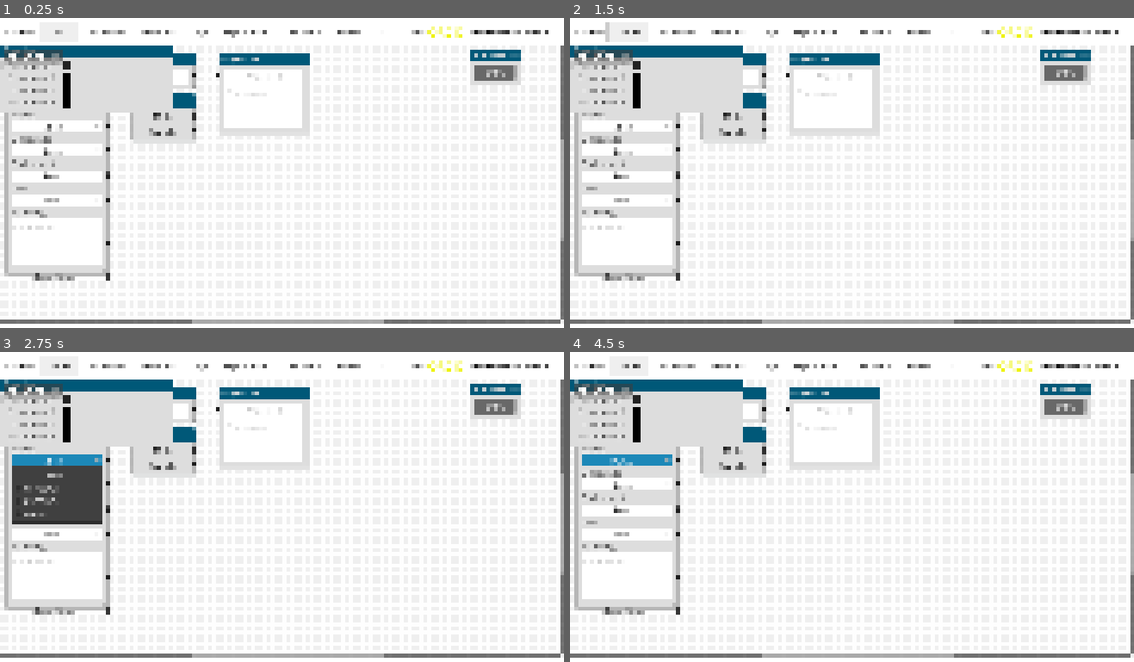
Above: before the commit, frames 1-4 (two rows, left to right).
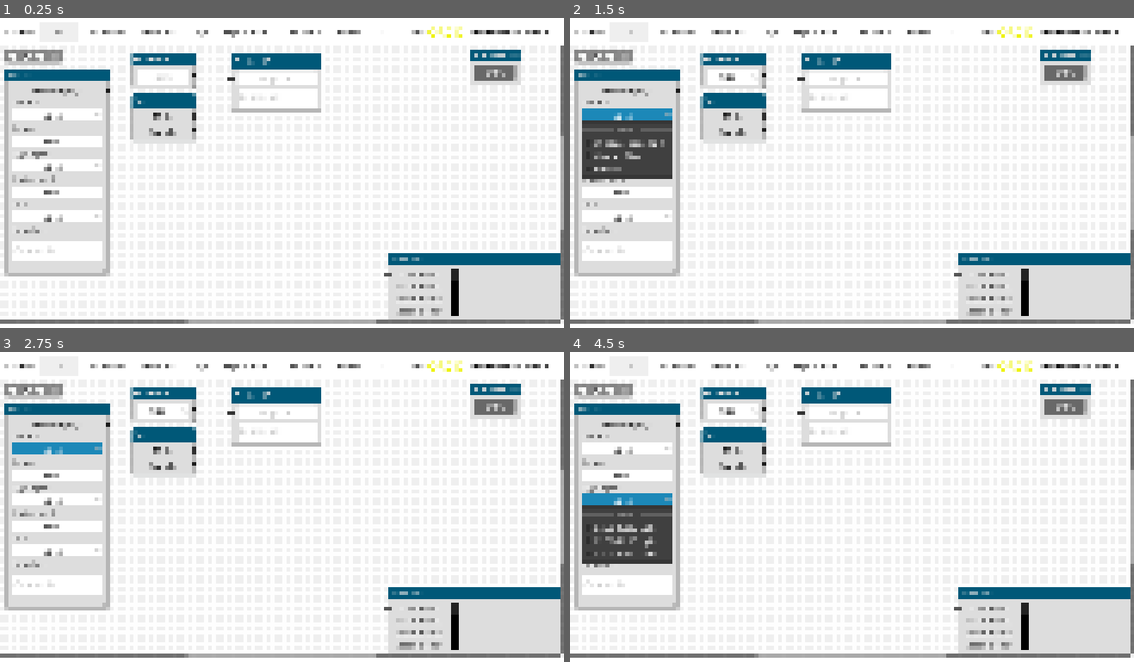
Above: after the commit, the same moments.

Repository: sciple/metadata-app
Game: Godot game, scene res://main.tscn
The game is run twice, just before and just after one commit, with the same random seed, the same clock (stepped at 60 frames per second) and the same inputs.
Inputs (mouse positions are in pixels of both pictures, inside the frame that each line leads up to):
- Up to frame 1 (0.25 s): no input
- Up to frame 2 (1.5 s): click (626, 30) at 0.52 s; type "12" at 0.6 s; click (733, 76) at 0.75 s; type "Alex" at 0.83 s; click "Select" at 1.25 s
- Up to frame 3 (2.75 s): click "Select" at 2 s
- Up to frame 4 (4.5 s): click "Select" at 2.75 s; click "C57BL/6J" (after the commit: "Select") at 3.5 s; click "Select" at 4.25 s

The runs differ from the first frame. In frame 1, 16% of the frame differs, in the area x 0-100%, y 8-99%; in frame 2, 17%; in frame 3, 17%; in frame 4, 17%, in the area x 0-100%, y 3-99%.

Commit message:
revised MNMS global apply rule

Diff:
--- a/main.tscn
+++ b/main.tscn
@@ -127,17 +127,6 @@
 mouse_filter = 1
 position_offset = Vector2(11, 50)
 
-[node name="project" parent="GraphEdit" instance=ExtResource("6_b43n7")]
-layout_mode = 0
-offset_left = 445.0
-offset_top = 18.0
-offset_right = 631.0
-offset_bottom = 180.0
-mouse_filter = 1
-position_offset = Vector2(445, 18)
-draggable = false
-selectable = false
-
 [node name="log" parent="GraphEdit" instance=ExtResource("6_oagim")]
 layout_mode = 0
 offset_left = 958.0
@@ -164,6 +153,15 @@
 offset_bottom = 197.0
 mouse_filter = 1
 position_offset = Vector2(268, 104)
+
+[node name="timeline" parent="GraphEdit" instance=ExtResource("8_t677l")]
+layout_mode = 1
+offset_left = -360.0
+offset_top = -142.0
+offset_right = -8.0
+offset_bottom = -5.0
+mouse_filter = 1
+position_offset = Vector2(792, 426)
 
 [node name="ConfirmationDialog" type="ConfirmationDialog" parent="GraphEdit"]
 initial_position = 2
@@ -174,10 +172,14 @@
 ok_button_text = "Delete"
 dialog_text = "Delete selected node(s)?"
 
-[node name="timeline" parent="GraphEdit" instance=ExtResource("8_t677l")]
-layout_mode = 1
-offset_left = -352.0
-mouse_filter = 1
+[node name="project" parent="GraphEdit" instance=ExtResource("6_b43n7")]
+layout_mode = 0
+offset_left = 472.0
+offset_top = 23.0
+offset_right = 658.0
+offset_bottom = 135.0
+mouse_filter = 1
+position_offset = Vector2(472, 23)
 
 [node name="orcid_container" type="HBoxContainer" parent="."]
 layout_mode = 1
--- a/node_element/comments.tscn
+++ b/node_element/comments.tscn
@@ -1,7 +1,7 @@
 [gd_scene format=3 uid="uid://2ef7xpk2mjkj"]
 
 [node name="comments" type="TextEdit"]
-custom_minimum_size = Vector2(90, 90)
+custom_minimum_size = Vector2(90, 40)
 anchors_preset = 15
 anchor_right = 1.0
 anchor_bottom = 1.0
--- a/static/mnms.tscn
+++ b/static/mnms.tscn
@@ -16,7 +16,7 @@
 slot/0/left_type = 0
 slot/0/left_color = Color(1, 1, 1, 1)
 slot/0/left_icon = null
-slot/0/right_enabled = false
+slot/0/right_enabled = true
 slot/0/right_type = 0
 slot/0/right_color = Color(0.133333, 0.133333, 0.133333, 1)
 slot/0/right_icon = null
@@ -25,7 +25,7 @@
 slot/1/left_type = 0
 slot/1/left_color = Color(1, 1, 1, 1)
 slot/1/left_icon = null
-slot/1/right_enabled = true
+slot/1/right_enabled = false
 slot/1/right_type = 0
 slot/1/right_color = Color(0.133333, 0.133333, 0.133333, 1)
 slot/1/right_icon = null
@@ -36,14 +36,14 @@
 slot/2/left_icon = null
 slot/2/right_enabled = false
 slot/2/right_type = 0
-slot/2/right_color = Color(1, 1, 1, 1)
+slot/2/right_color = Color(0.133333, 0.133333, 0.133333, 1)
 slot/2/right_icon = null
 slot/2/draw_stylebox = true
 slot/3/left_enabled = false
 slot/3/left_type = 0
 slot/3/left_color = Color(1, 1, 1, 1)
 slot/3/left_icon = null
-slot/3/right_enabled = true
+slot/3/right_enabled = false
 slot/3/right_type = 0
 slot/3/right_color = Color(0.133333, 0.133333, 0.133333, 1)
 slot/3/right_icon = null
@@ -54,14 +54,14 @@
 slot/4/left_icon = null
 slot/4/right_enabled = false
 slot/4/right_type = 0
-slot/4/right_color = Color(1, 1, 1, 1)
+slot/4/right_color = Color(0.133333, 0.133333, 0.133333, 1)
 slot/4/right_icon = null
 slot/4/draw_stylebox = true
 slot/5/left_enabled = false
 slot/5/left_type = 0
 slot/5/left_color = Color(1, 1, 1, 1)
 slot/5/left_icon = null
-slot/5/right_enabled = true
+slot/5/right_enabled = false
 slot/5/right_type = 0
 slot/5/right_color = Color(0.133333, 0.133333, 0.133333, 1)
 slot/5/right_icon = null
@@ -72,78 +72,24 @@
 slot/6/left_icon = null
 slot/6/right_enabled = false
 slot/6/right_type = 0
-slot/6/right_color = Color(1, 1, 1, 1)
+slot/6/right_color = Color(0.133333, 0.133333, 0.133333, 1)
 slot/6/right_icon = null
 slot/6/draw_stylebox = true
-slot/7/left_enabled = false
-slot/7/left_type = 0
-slot/7/left_color = Color(1, 1, 1, 1)
-slot/7/left_icon = null
-slot/7/right_enabled = true
-slot/7/right_type = 0
-slot/7/right_color = Color(0.133333, 0.133333, 0.133333, 1)
-slot/7/right_icon = null
-slot/7/draw_stylebox = true
-slot/8/left_enabled = false
-slot/8/left_type = 0
-slot/8/left_color = Color(1, 1, 1, 1)
-slot/8/left_icon = null
-slot/8/right_enabled = false
-slot/8/right_type = 0
-slot/8/right_color = Color(1, 1, 1, 1)
-slot/8/right_icon = null
-slot/8/draw_stylebox = true
-slot/9/left_enabled = false
-slot/9/left_type = 0
-slot/9/left_color = Color(1, 1, 1, 1)
-slot/9/left_icon = null
-slot/9/right_enabled = true
-slot/9/right_type = 0
-slot/9/right_color = Color(0.133333, 0.133333, 0.133333, 1)
-slot/9/right_icon = null
-slot/9/draw_stylebox = true
-slot/10/left_enabled = false
-slot/10/left_type = 0
-slot/10/left_color = Color(1, 1, 1, 1)
-slot/10/left_icon = null
-slot/10/right_enabled = false
-slot/10/right_type = 0
-slot/10/right_color = Color(1, 1, 1, 1)
-slot/10/right_icon = null
-slot/10/draw_stylebox = true
-slot/11/left_enabled = false
-slot/11/left_type = 0
-slot/11/left_color = Color(1, 1, 1, 1)
-slot/11/left_icon = null
-slot/11/right_enabled = true
-slot/11/right_type = 0
-slot/11/right_color = Color(0.133333, 0.133333, 0.133333, 1)
-slot/11/right_icon = null
-slot/11/draw_stylebox = true
-slot/12/left_enabled = false
-slot/12/left_type = 0
-slot/12/left_color = Color(1, 1, 1, 1)
-slot/12/left_icon = null
-slot/12/right_enabled = false
-slot/12/right_type = 0
-slot/12/right_color = Color(1, 1, 1, 1)
-slot/12/right_icon = null
-slot/12/draw_stylebox = true
-slot/13/left_enabled = false
-slot/13/left_type = 0
-slot/13/left_color = Color(1, 1, 1, 1)
-slot/13/left_icon = null
-slot/13/right_enabled = true
-slot/13/right_type = 0
-slot/13/right_color = Color(0.133333, 0.133333, 0.133333, 1)
-slot/13/right_icon = null
-slot/13/draw_stylebox = true
 
-[node name="vendor" parent="." index="1" instance=ExtResource("2_wtea6")]
+[node name="global" type="Label" parent="." index="1"]
+layout_mode = 2
+theme_override_colors/font_color = Color(0.133333, 0.133333, 0.133333, 1)
+text = "Global Apply"
+horizontal_alignment = 1
+
+[node name="VBoxContainer" type="VBoxContainer" parent="." index="2"]
+layout_mode = 2
+
+[node name="vendor" parent="VBoxContainer" index="0" instance=ExtResource("2_wtea6")]
 layout_mode = 2
 text = "Vendor"
 
-[node name="vendor_option" parent="." index="2" instance=ExtResource("2_quu13")]
+[node name="vendor_option" parent="VBoxContainer" index="1" instance=ExtResource("2_quu13")]
 layout_mode = 2
 item_count = 4
 popup/item_1/text = "in-house breeding"
@@ -153,11 +99,14 @@
 popup/item_3/text = "Harlan"
 popup/item_3/id = 3
 
-[node name="strain" parent="." index="3" instance=ExtResource("2_wtea6")]
+[node name="VBoxContainer2" type="VBoxContainer" parent="." index="3"]
+layout_mode = 2
+
+[node name="strain" parent="VBoxContainer2" index="0" instance=ExtResource("2_wtea6")]
 layout_mode = 2
 text = "Strain"
 
-[node name="strain_option" parent="." index="4" instance=ExtResource("2_quu13")]
+[node name="strain_option" parent="VBoxContainer2" index="1" instance=ExtResource("2_quu13")]
 layout_mode = 2
 item_count = 4
 popup/item_1/text = "C57BL/6J"
@@ -167,11 +116,14 @@
 popup/item_3/text = "DBA/2"
 popup/item_3/id = 3
 
-[node name="light_cycle" parent="." index="5" instance=ExtResource("2_wtea6")]
+[node name="VBoxContainer3" type="VBoxContainer" parent="." index="4"]
+layout_mode = 2
+
+[node name="light_cycle" parent="VBoxContainer3" index="0" instance=ExtResource("2_wtea6")]
 layout_mode = 2
 text = "Light cycle"
 
-[node name="light_cycle_option" parent="." index="6" instance=ExtResource("2_quu13")]
+[node name="light_cycle_option" parent="VBoxContainer3" index="1" instance=ExtResource("2_quu13")]
 layout_mode = 2
 item_count = 4
 popup/item_1/text = "07:00-19:00 Light"
@@ -181,11 +133,14 @@
 popup/item_3/text = "07:00-19:00 Dark"
 popup/item_3/id = 3
 
-[node name="enrichment" parent="." index="7" instance=ExtResource("2_wtea6")]
+[node name="VBoxContainer4" type="VBoxContainer" parent="." index="5"]
+layout_mode = 2
+
+[node name="enrichment" parent="VBoxContainer4" index="0" instance=ExtResource("2_wtea6")]
 layout_mode = 2
 text = "Enrichment"
 
-[node name="enrichment_option" parent="." index="8" instance=ExtResource("2_quu13")]
+[node name="enrichment_option" parent="VBoxContainer4" index="1" instance=ExtResource("2_quu13")]
 layout_mode = 2
 item_count = 3
 popup/item_1/text = "True"
@@ -193,11 +148,14 @@
 popup/item_2/text = "False"
 popup/item_2/id = 2
 
-[node name="diet" parent="." index="9" instance=ExtResource("2_wtea6")]
+[node name="VBoxContainer5" type="VBoxContainer" parent="." index="6"]
+layout_mode = 2
+
+[node name="diet" parent="VBoxContainer5" index="0" instance=ExtResource("2_wtea6")]
 layout_mode = 2
 text = "Diet"
 
-[node name="diet_option" parent="." index="10" instance=ExtResource("2_quu13")]
+[node name="diet_option" parent="VBoxContainer5" index="1" instance=ExtResource("2_quu13")]
 layout_mode = 2
 item_count = 3
 popup/item_1/text = "Fed"
@@ -205,20 +163,16 @@
 popup/item_2/text = "Fasted"
 popup/item_2/id = 2
 
-[node name="handling" parent="." index="11" instance=ExtResource("2_wtea6")]
+[node name="VBoxContainer6" type="VBoxContainer" parent="." index="7"]
+layout_mode = 2
+
+[node name="handling" parent="VBoxContainer6" index="0" instance=ExtResource("2_wtea6")]
 layout_mode = 2
 text = "Handling"
 
-[node name="comments" parent="." index="12" instance=ExtResource("3_u1an4")]
-custom_minimum_size = Vector2(90, 50)
-layout_mode = 2
-
-[node name="HSeparator" type="HSeparator" parent="." index="13"]
+[node name="HSeparator" type="HSeparator" parent="VBoxContainer6" index="1"]
 layout_mode = 2
 theme_override_styles/separator = SubResource("StyleBoxFlat_6oo42")
 
-[node name="global" type="Label" parent="." index="14"]
+[node name="comments" parent="VBoxContainer6" index="2" instance=ExtResource("3_u1an4")]
 layout_mode = 2
-theme_override_colors/font_color = Color(0.133333, 0.133333, 0.133333, 1)
-text = "Global Apply"
-horizontal_alignment = 1
